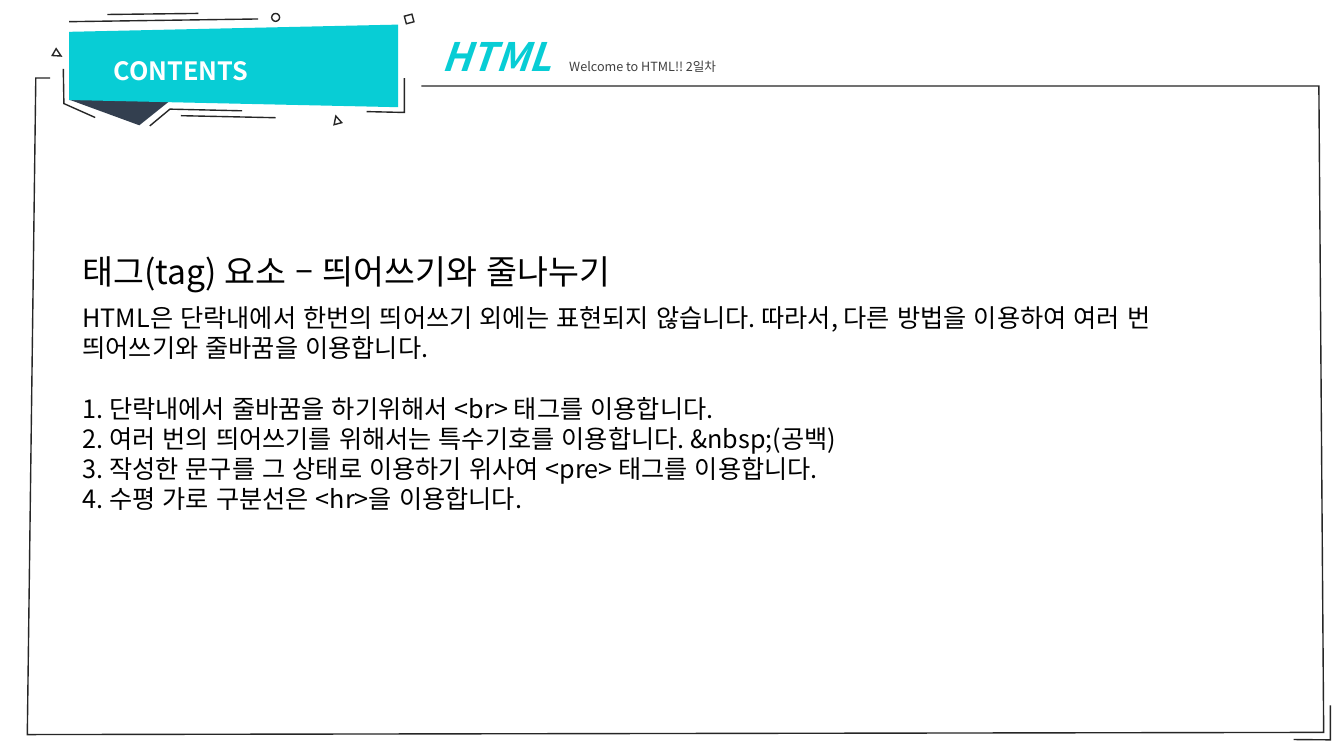
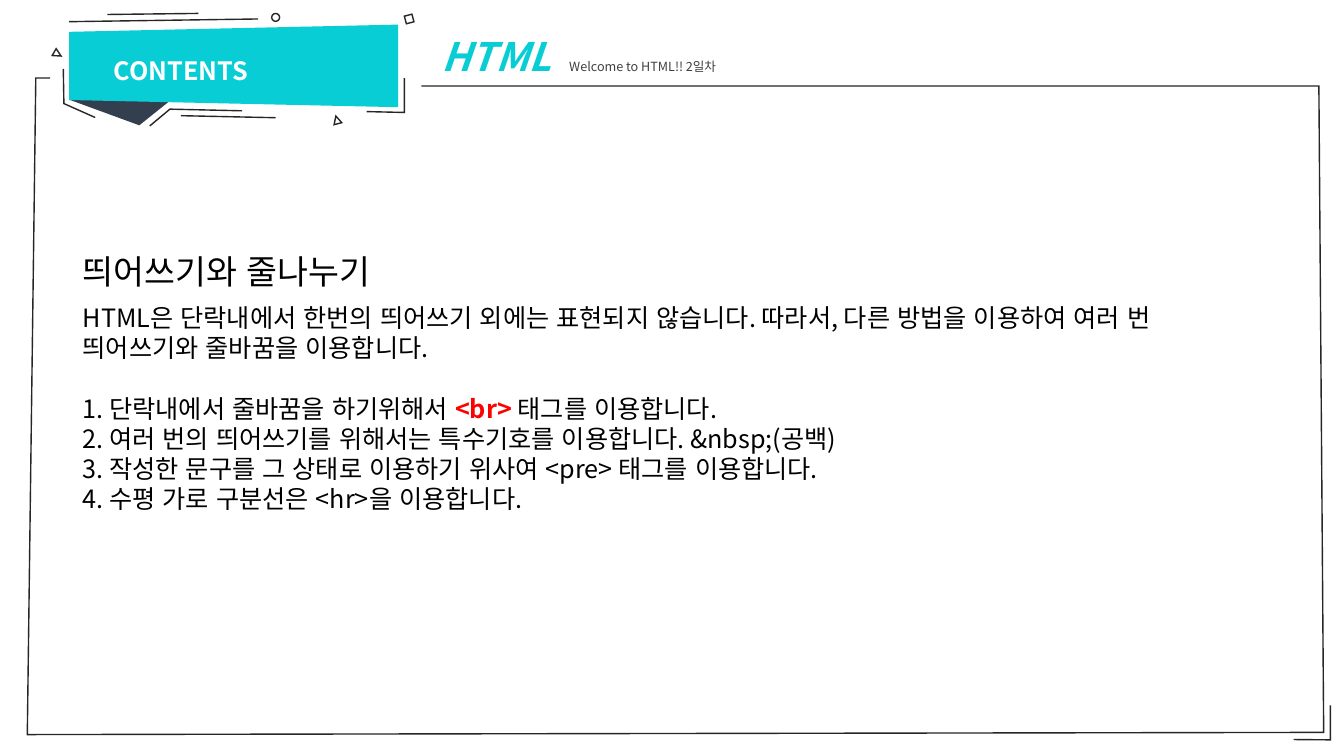
Before and after one commit to sumn-2020/lecture, a slide deck: slide 17 of 강의자료.pptx (slide 20 before the commit). Drawn at 1344x756 pixels with LibreOffice and Linux fonts; fonts in the diff are those of the drawing. Boxes give left, top, right and bottom in pixels: in the first picture for what was removed or moved away, otherwise in the second. Text is boxed around its words. In the diff, an @@ line names an element or a change of style, - is before the commit and + after.

```diff
--- a/강의자료.pptx
+++ b/강의자료.pptx
@@ text at [83, 256, 371, 287]: text changed @@
-태그(tag) 요소 – 띄어쓰기와 줄나누기
+띄어쓰기와 줄나누기
@@ text at [83, 397, 717, 420]: text colour #000000 to #FF0000, bold on in "<br>" @@
```
Also in this commit, not shown: 16 other slides changed, 1 slide added, 3 slides removed, 2 other files.
